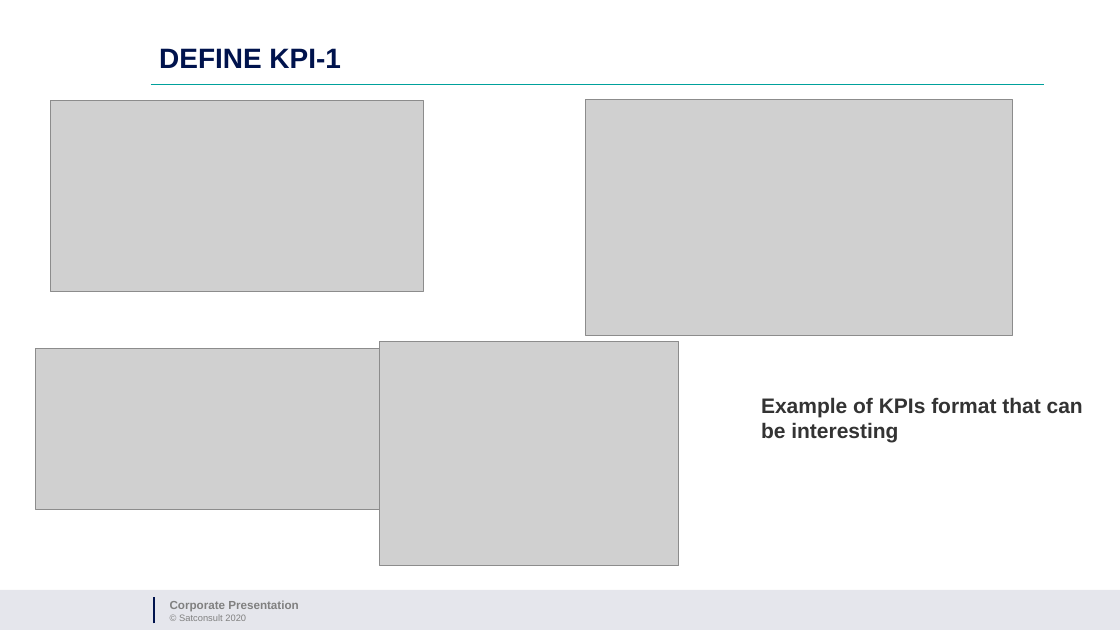
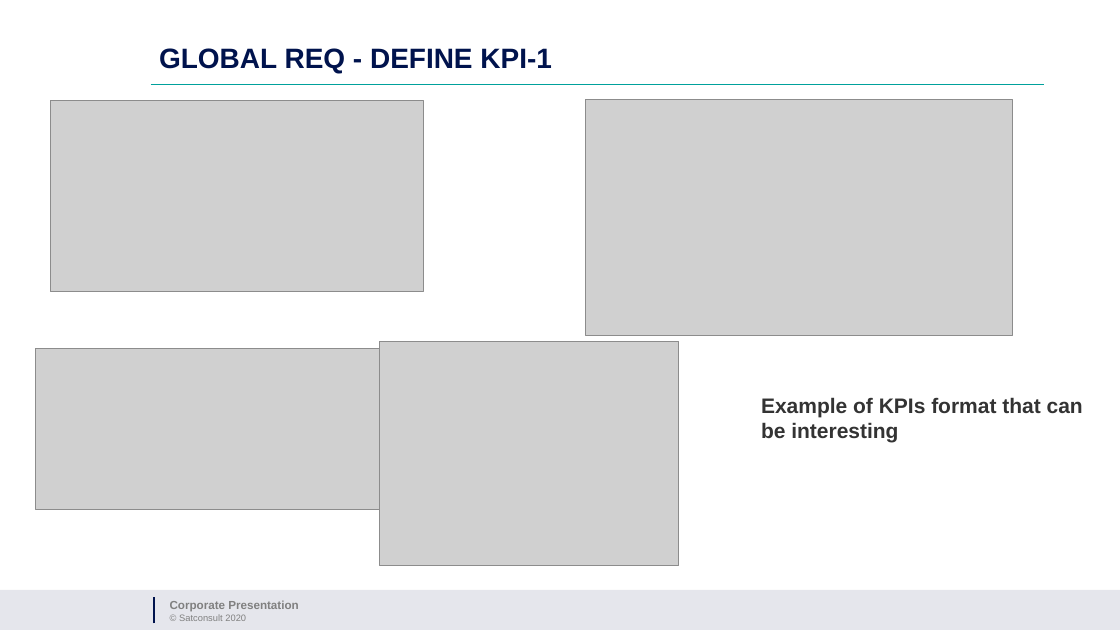
Before and after one commit to leoid3/EO_Tools, a slide deck: slide 14 of Earth Observation Tool.pptx (slide 11 before the commit). Drawn at 1120x630 pixels with LibreOffice and Linux fonts; fonts in the diff are those of the drawing; grey boxes stand for pictures; background and template pictures are left out. Boxes give left, top, right and bottom in pixels: in the first picture for what was removed or moved away, otherwise in the second. Text is boxed around its words. In the diff, an @@ line names an element or a change of style, - is before the commit and + after.

```diff
--- a/Earth Observation Tool.pptx
+++ b/Earth Observation Tool.pptx
@@ title at [159, 48, 552, 73]: text changed @@
-DEFINE KPI-1
+GLOBAL REQ - DEFINE KPI-1
```
Also in this commit, not shown: 7 other slides changed, 3 slides added, 1 slide removed, 3 other files.
